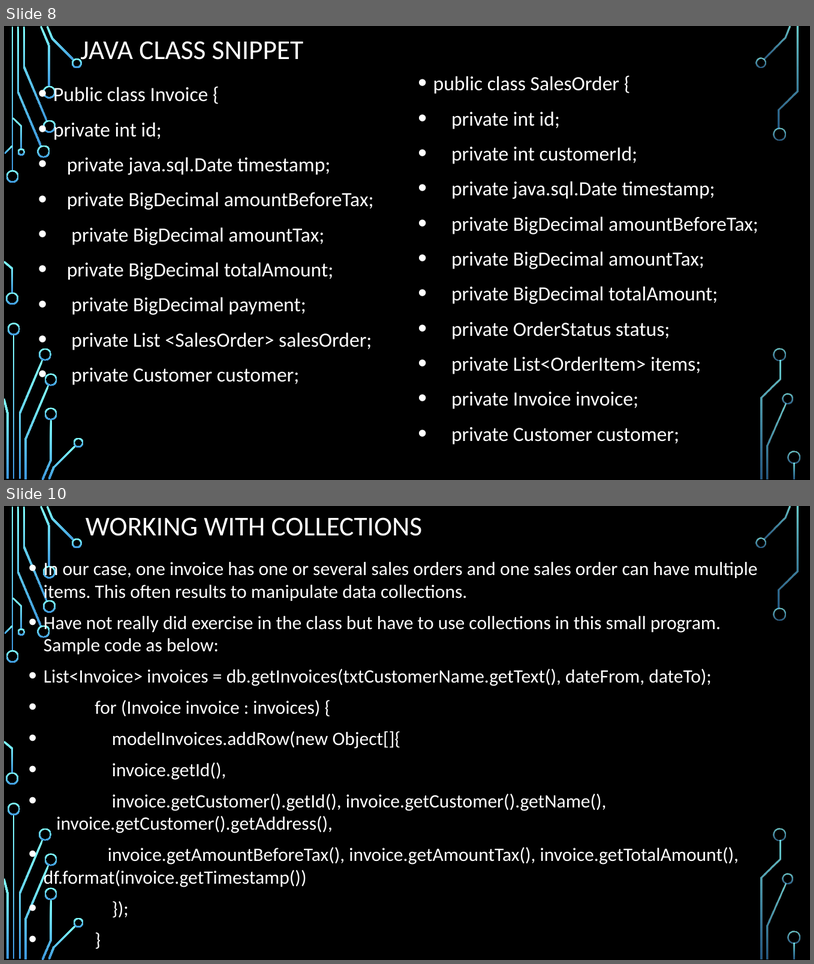
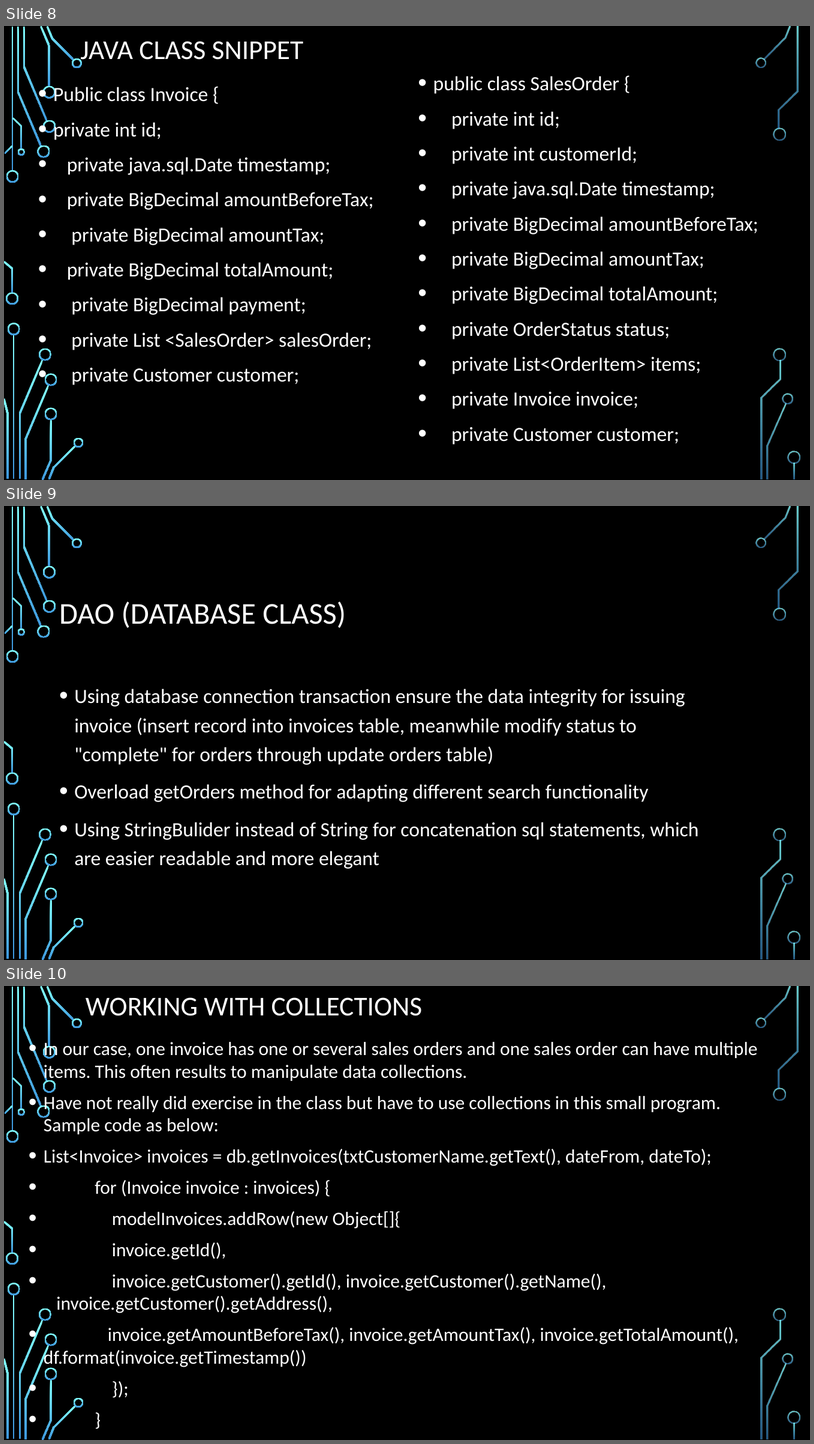
Before and after one commit to zdf22018/project_sales_order_invoicing, a slide deck: Sales Order and invoicing – desktop program.pptx. Shown one above the other, each under a label of ours: slides 8 and 10 before the commit, slides 8, 9 and 10 after it; the slides between them are not shown. The pictures are 814x964 and 814x1444 pixels, drawn with LibreOffice and Linux fonts; fonts in the diff are those of the drawing; background and template pictures are left out. Boxes give left, top, right and bottom in pixels: in the first picture for what was removed or moved away, otherwise in the second. Text is boxed around its words. In the diff, an @@ line names an element or a change of style, - is before the commit and + after.

Commit message:
* update ppt file

```diff
--- a/Sales Order and invoicing – desktop program.pptx
+++ b/Sales Order and invoicing – desktop program.pptx
@@ slide 9 added at (4,506,810,960), background picture (left out); not listed: 36 template elements that a slide beside it also shows @@
@@ title added at (59,601,346,628), 36 pt, text #FFFFFF @@
+DAO (DATABASE CLASS)
@@ text added at (74,688,699,868), 24 pt, text #FFFFFF @@
+• Using database connection transaction ensure the data integrity for issuing invoice (insert record into invoices table, meanwhile modify status to "complete" for orders through update orders table)
+• Overload getOrders method for adapting different search functionality
+• Using StringBulider instead of String for concatenation sql statements, which are easier readable and more elegant
```
Also in this commit, not shown: 1 slide changed, 1 slide removed.
